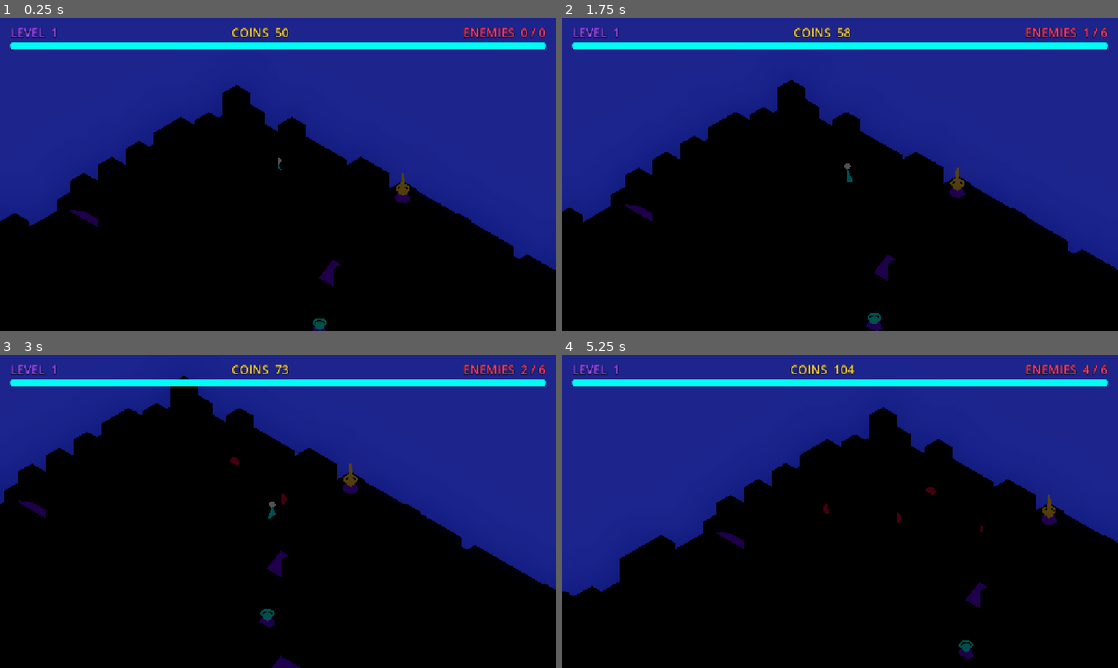
Above: before the commit, frames 1-4 (two rows, left to right).
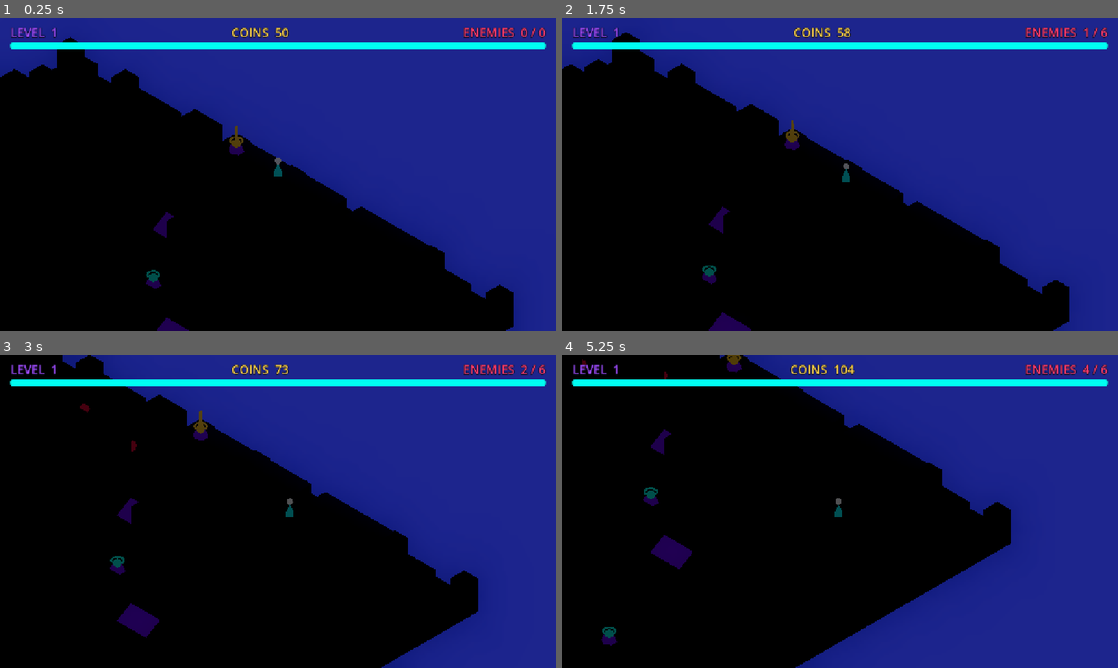
Above: after the commit, the same moments.

Repository: requaos/yarbell
Game: Godot game, scene res://scenes/game/game.tscn
The game is run twice, just before and just after one commit, with the same random seed, the same clock (stepped at 60 frames per second) and the same inputs.
Inputs (mouse positions are in pixels of both pictures, inside the frame that each line leads up to):
- Up to frame 1 (0.25 s): no input
- Up to frame 2 (1.75 s): tap Enter at 0.5 s; move the mouse to (962, 158) at 0.52 s; click (962, 158) at 0.67 s; tap Space at 1.25 s; move the mouse to (728, 190) at 1.27 s; click (728, 190) at 1.42 s
- Up to frame 3 (3 s): move the mouse to (333, 442) at 2.02 s; click (333, 442) at 2.17 s; move the mouse to (250, 574) at 2.77 s; click (250, 574) at 2.92 s
- Up to frame 4 (5.25 s): move the mouse to (1006, 558) at 3.52 s; click (1006, 558) at 3.67 s; move the mouse to (673, 464) at 4.27 s; click (673, 464) at 4.42 s; move the mouse to (867, 511) at 5.02 s; click (867, 511) at 5.17 s

The runs differ from the first frame. In frame 1, 21% of the frame differs, in the area x 0-100%, y 6-100%; in frame 2, 21%; in frame 3, 19%; in frame 4, 44%, in the area x 0-100%, y 0-100%.

Commit message:
Start the player next to the primary tower each level
Player now spawns at the corridor node adjacent to the primary (top of the
path) instead of near the enemy entry, so each level begins at the base the
player is defending.

Diff:
--- a/game/scripts/systems/terrain_generator.gd
+++ b/game/scripts/systems/terrain_generator.gd
@@ -300,7 +300,7 @@
 		"spawn_points": spawns,
 		"secondary_sites": _pick_sites(path, site_count),
 		"walkable_points": walkable,
-		"player_start": _node_center(path[mini(1, path.size() - 1)]),
+		"player_start": _node_center(path[maxi(0, path.size() - 2)]),
 		"terrain_size": Vector2(GRID_W, GRID_H),
 	}
 
